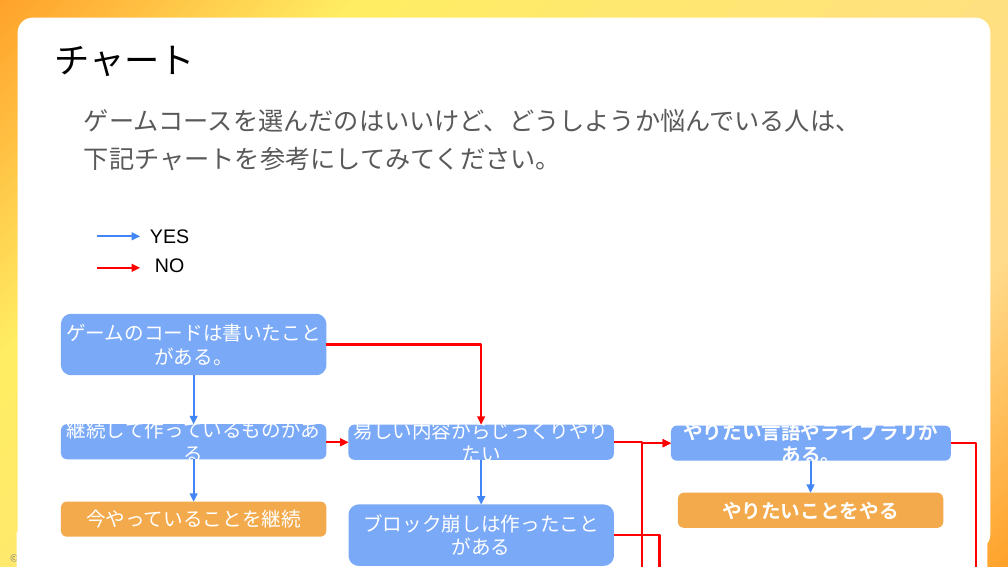
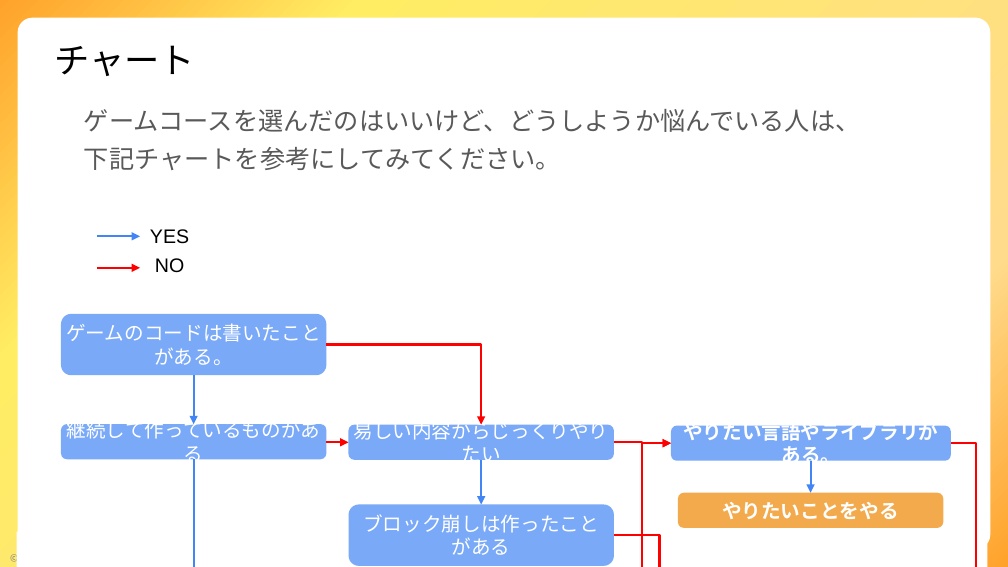
Before and after one commit to npo-clack/pygame, a slide deck: slide 5 of ゲームコース説明.pptx. Drawn at 1008x567 pixels with LibreOffice and Linux fonts; fonts in the diff are those of the drawing; background and template pictures are left out. Boxes give left, top, right and bottom in pixels: in the first picture for what was removed or moved away, otherwise in the second. Text is boxed around its words. In the diff, an @@ line names an element or a change of style, - is before the commit and + after.

```diff
--- a/ゲームコース説明.pptx
+++ b/ゲームコース説明.pptx
@@ elbow arrow moved from (194, 460) - (194, 502) to (194, 460) - (194, 567) @@
@@ rounded rectangle removed at (x1=61, y1=502, x2=327, y2=537) @@
-今やっていることを継続
```
Also in this commit, not shown: 1 other slide changed.
